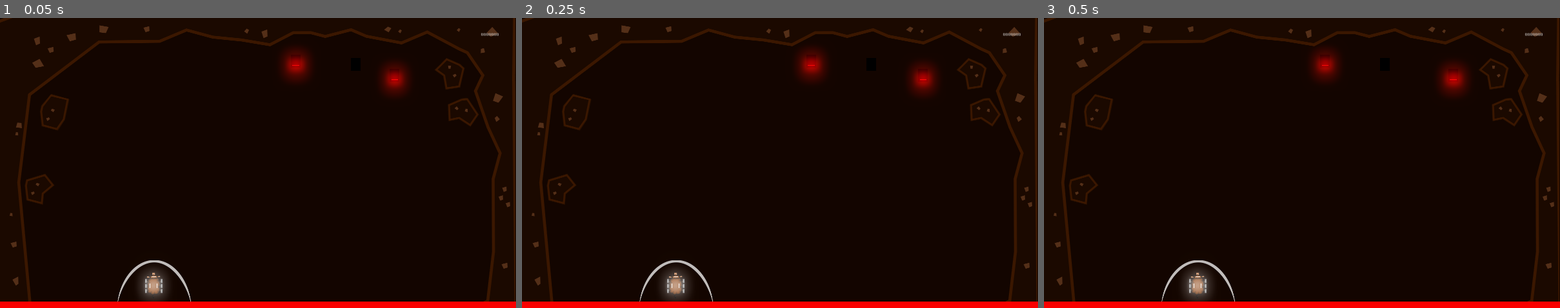
Above: before the commit, frames 1-3 (left to right).
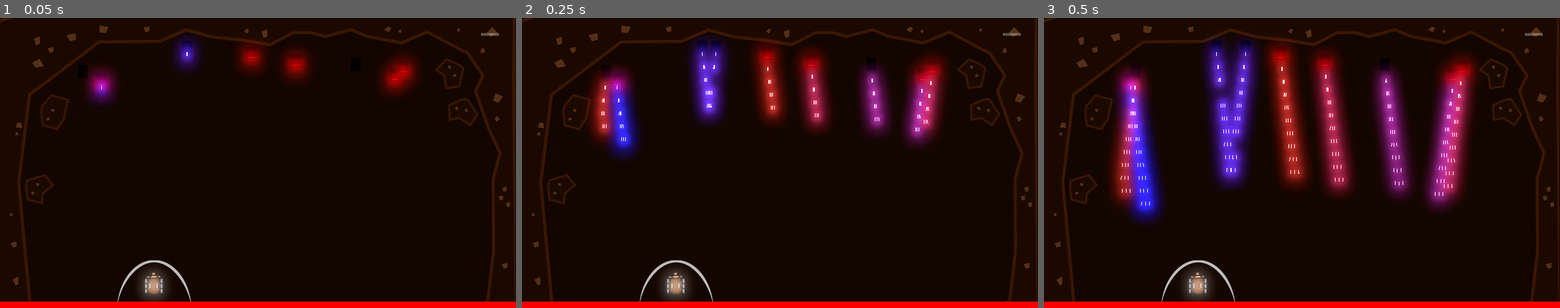
Above: after the commit, the same moments.

Repository: GameDrivenDesign/punk-wolf
Game: Godot game, scene res://game.tscn
The game is run twice, just before and just after one commit, with the same random seed, the same clock (stepped at 60 frames per second) and the same inputs.
Inputs:
- Up to frame 1 (0.05 s): no input
- Up to frame 2 (0.25 s): no input
- Up to frame 3 (0.5 s): no input

The runs differ from the first frame. In frame 1, 2.1% of the frame differs, in the area x 16-81%, y 6-31%; in frame 2, 10%; in frame 3, 20%, in the area x 12-84%, y 7-71%.

Commit message:
decrease hp, add new fourth stage

Diff:
--- a/game.gd
+++ b/game.gd
@@ -5,7 +5,7 @@
 var score: int = 0
 
 func _ready():
-	stage_count = 0
+	stage_count = 3
 	next_stage()
 	$Sheep.connect("hit", self, "sheep_hit")
 
@@ -35,8 +35,8 @@
 
 func update_hitpoints():
 	if $Sheep.hitpoints < 0:
-		get_tree().set_paused(true)
 		send_highscore("Punk Wolf", "Sebastian", score)
+		get_tree().paused = true
 	else:
 		$camera/CanvasLayer/hitpoints.rect_scale.x = float($Sheep.hitpoints) / $Sheep.max_hitpoints
 
@@ -58,6 +58,12 @@
 			e.shoot_spread_angle = 5
 			e.shoot_long_interval = 0.9
 			e.shoot_spawn_interval = 0.1
+	if stage_count == 4:
+		for _i in range(9):
+			var e = spawn_enemy("res://wolf.tscn")
+			e.shoot_spread_angle = 2
+			e.shoot_long_interval = 0.9
+			e.shoot_spawn_interval = 0.05
 
 # Send a highscore to the server.
 # Returns the position on the scoreboard (1-based).
--- a/game.tscn
+++ b/game.tscn
@@ -17,6 +17,7 @@
 glow_bicubic_upscale = true
 
 [node name="game" type="Node2D"]
+pause_mode = 2
 script = ExtResource( 5 )
 
 [node name="camera" type="Camera2D" parent="."]
--- a/sheep.gd
+++ b/sheep.gd
@@ -5,7 +5,7 @@
 export (int) var speed = 200
 
 var velocity = Vector2()
-const max_hitpoints = 1000
+const max_hitpoints = 500
 var hitpoints = max_hitpoints
 
 const CANNON_TIMEOUT = 1
